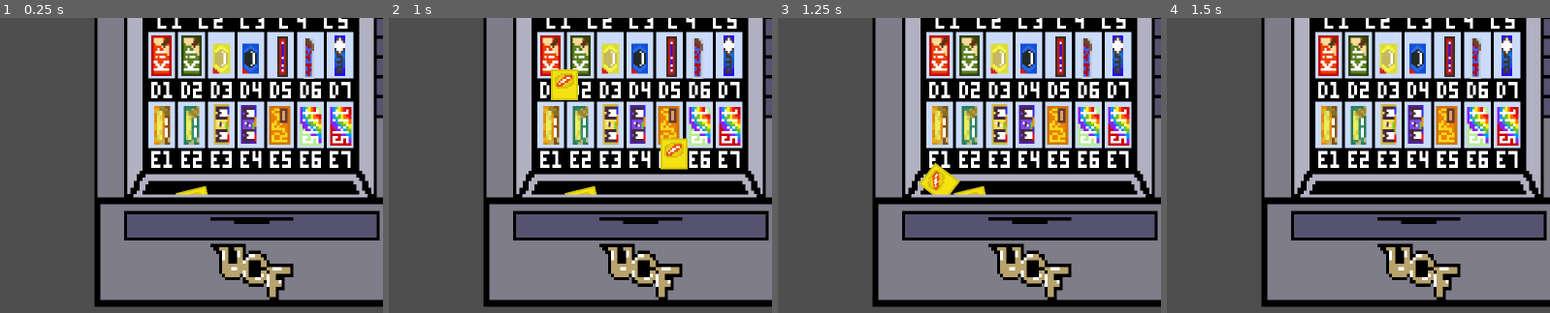
Above: before the commit, frames 1-4 (left to right).
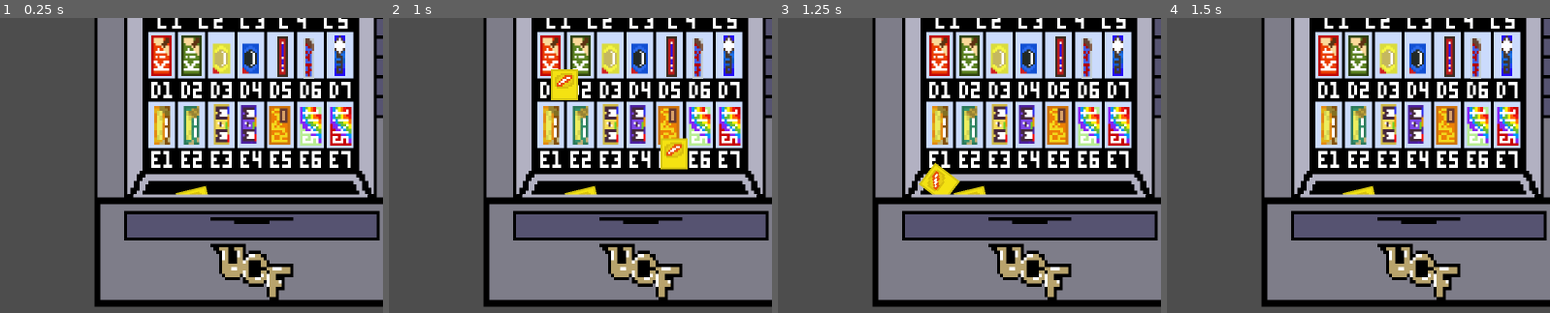
Above: after the commit, the same moments.

Repository: vewe7/vending-game
Game: Godot game, scene res://main.tscn
Same seed, same stepped clock (60 frames per second), same inputs: the game is played once before the commit and once after it. The project has no main scene, so this scene is started directly.
Inputs (mouse positions are % of the whole screen's width and height, from its top left):
- Up to frame 1 (0.25 s): no input
- Up to frame 2 (1 s): click (2, 12) at 0.5 s
- Up to frame 3 (1.25 s): no input
- Up to frame 4 (1.5 s): click (2, 12) at 1.25 s
The pictures show only the part of the screen within x 16-66%, y 50-100%; the shares and areas given below are measured in that part.

Frames 1-3 are identical in both runs. In frame 4, 0.2% of the frame differs, in the area x 45-55%, y 56-60%.

Commit message:
Fix snack collisions to ignore non-specific bodies

Diff:
--- a/snack.gd
+++ b/snack.gd
@@ -18,6 +18,6 @@
 		falling_velocity = self.linear_velocity
 
 func _on_body_entered(body):
-	if (!has_hit):
+	if (!has_hit && body.scene_file_path == "res://snackstuck.tscn"):
 		has_hit = true
 		stuck_snack_scene.take_hit(falling_velocity, self.mass)
